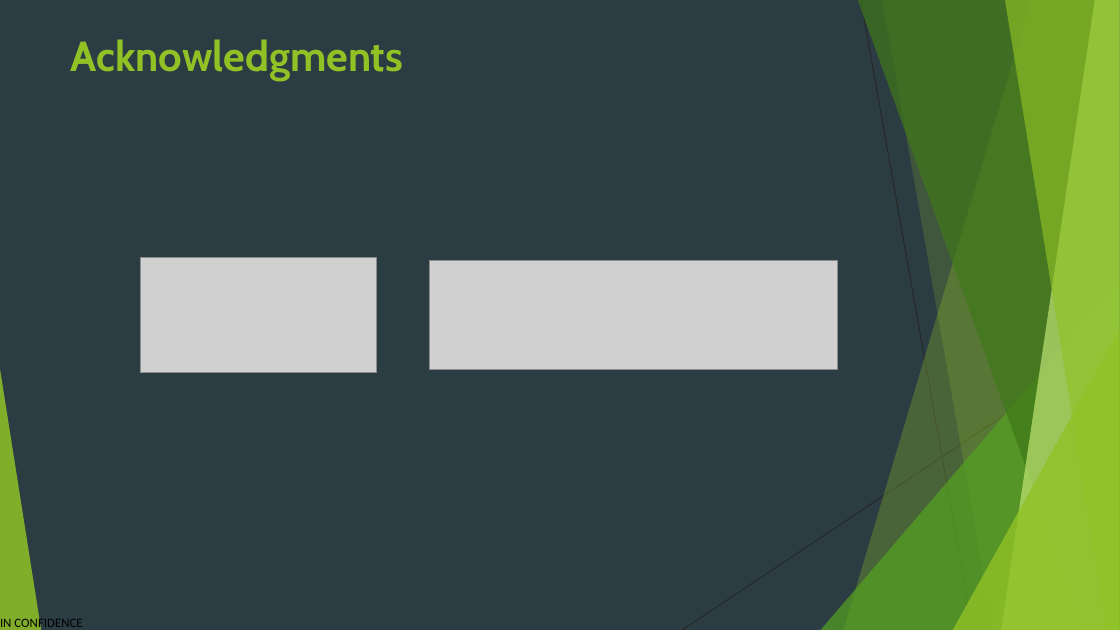
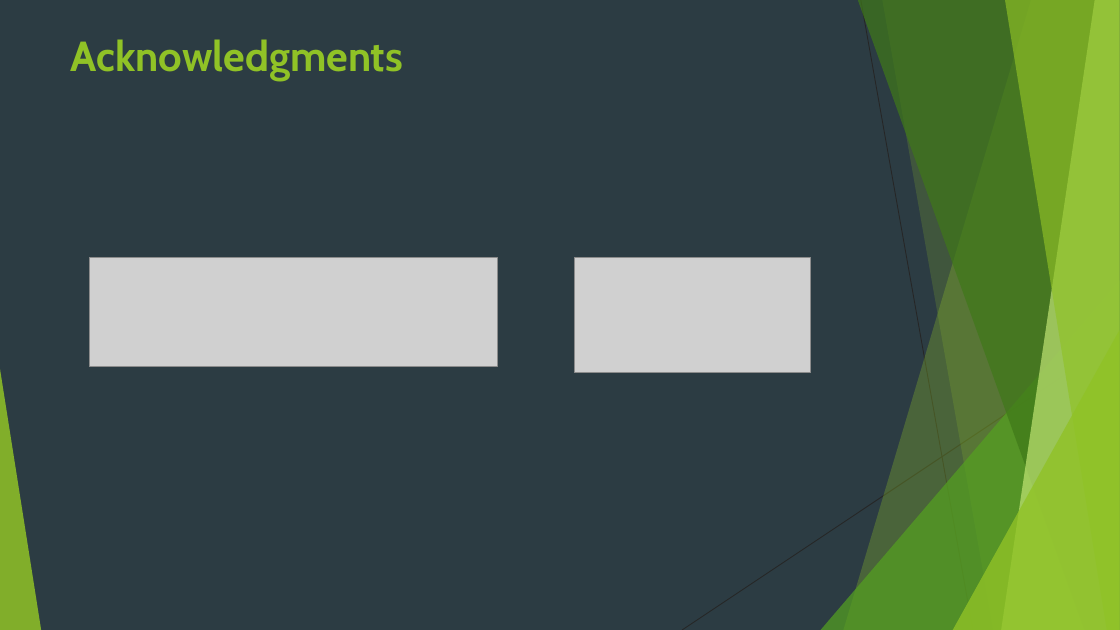
Before and after one commit to JBris/ml_pipeline, a slide deck: slide 17 of resources/ml_pipeline.pptx (slide 10 before the commit). Drawn at 1120x630 pixels with LibreOffice and Linux fonts; fonts in the diff are those of the drawing; grey boxes stand for pictures; background and template pictures are left out. Boxes give left, top, right and bottom in pixels: in the first picture for what was removed or moved away, otherwise in the second. Text is boxed around its words. In the diff, an @@ line names an element or a change of style, - is before the commit and + after.

```diff
--- a/resources/ml_pipeline.pptx
+++ b/resources/ml_pipeline.pptx
@@ picture moved from (x1=430, y1=260, x2=838, y2=370) to (x1=89, y1=257, x2=497, y2=366) @@
@@ picture moved from (x1=140, y1=257, x2=376, y2=373) to (x1=575, y1=257, x2=811, y2=373) @@
@@ text removed at (x1=0, y1=616, x2=82, y2=630) @@
-IN CONFIDENCE
```
Also in this commit, not shown: 5 other slides changed, 11 slides added, 4 slides removed, 7 other files.
